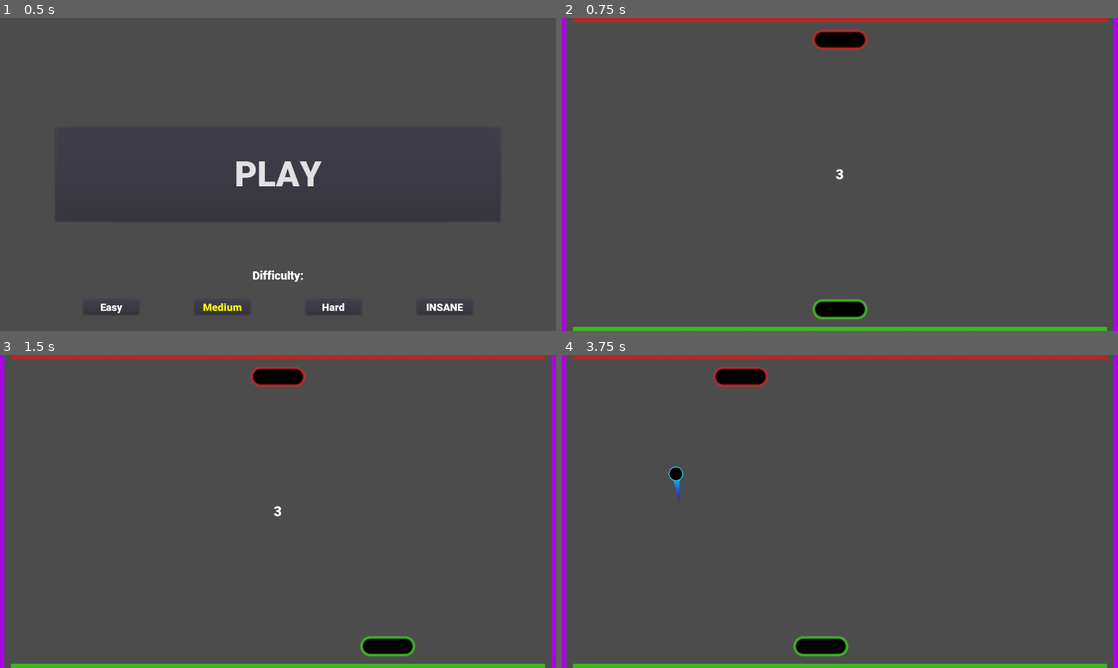
Above: before the commit, frames 1-4 (two rows, left to right).
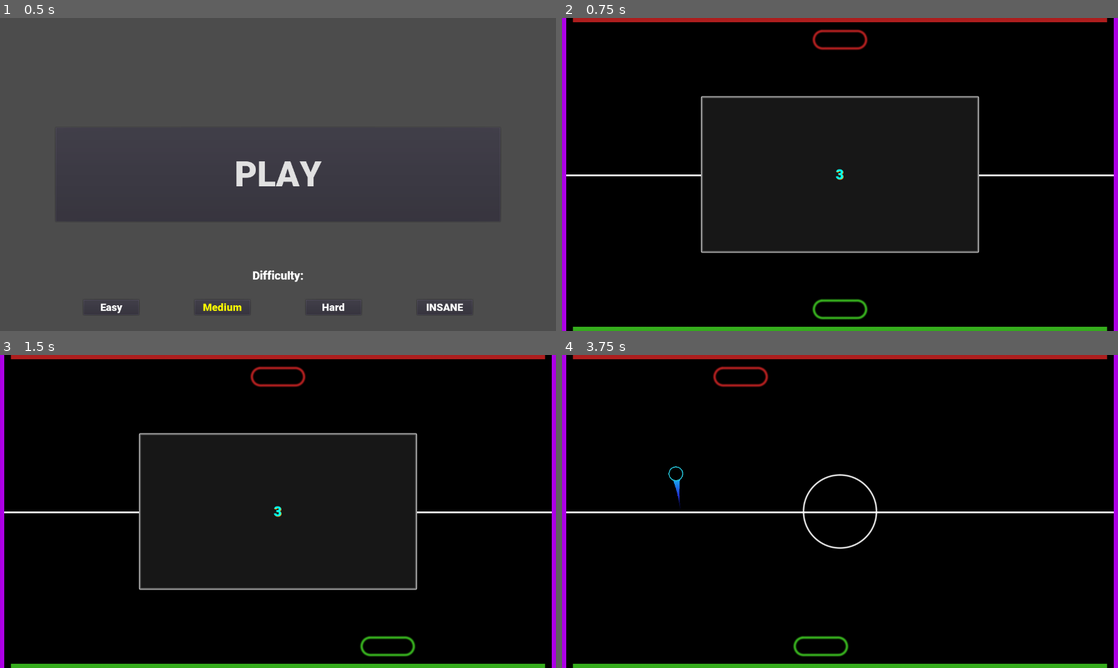
Above: after the commit, the same moments.

Repository: eXCoreX/PingPong
Game: Godot game, scene res://Menu.tscn
Same seed, same stepped clock (60 frames per second), same inputs: the game is played once before the commit and once after it.
Inputs (mouse positions are in pixels of both pictures, inside the frame that each line leads up to):
- Up to frame 1 (0.5 s): no input
- Up to frame 2 (0.75 s): click "PLAY" at 0.5 s
- Up to frame 3 (1.5 s): tap Enter at 1.25 s; move the mouse to (400, 495) at 1.27 s; click (400, 495) at 1.42 s
- Up to frame 4 (3.75 s): move the mouse to (728, 527) at 2.02 s; click (728, 527) at 2.17 s; move the mouse to (895, 442) at 2.77 s; click (895, 442) at 2.92 s; move the mouse to (812, 574) at 3.52 s; click (812, 574) at 3.67 s

Frame 1 is identical in both runs. In frame 2, 95% of the frame differs, in the area x 0-100%, y 0-100%; in frame 3, 95%; in frame 4, 95%.

Commit message:
Background, panel, minimum aspect ratio and resolution

Diff:
--- a/AreaDetection.gd
+++ b/AreaDetection.gd
@@ -18,27 +18,30 @@
 	else:
 		glVars.scoreEnemy  += 1
 	timer.start(3)
-	$"../../Label".text = "SCORE:\nYOU%8d\nENEMY%3d" % [glVars.scorePlayer, glVars.scoreEnemy]
-	$"../../Label".show()
+	$"../../Panel".show()
+	$"../../Panel/Label".text = "SCORE:\nYOU%8d\nENEMY%3d" % [glVars.scorePlayer, glVars.scoreEnemy]
+	$"../../Panel/Label".show()
 
 
 var time = 3
 
 func count_down():
 	if time == 3:
+		$"../../Panel".show()
 		timer.stop()
-		$"../../Label".hide()
-		$"../../TimeLabel".text = "3"
-		$"../../TimeLabel".show()
+		$"../../Panel/Label".hide()
+		$"../../Panel/TimeLabel".text = "3"
+		$"../../Panel/TimeLabel".show()
 		time -= 1
 		timer.start(1)
 	elif time == 0:
 		timer.stop()
-		$"../../TimeLabel".hide()
+		$"../../Panel/TimeLabel".hide()
+		$"../../Panel".hide()
 		time = 3
 		call_deferred("reload_scene")
 	else:
-		$"../../TimeLabel".text = String(time)
+		$"../../Panel/TimeLabel".text = String(time)
 		time -= 1
 
 
--- a/GlobalVars.gd
+++ b/GlobalVars.gd
@@ -2,6 +2,8 @@
 
 var scorePlayer = 0
 var scoreEnemy  = 0
+var minimumResolution = Vector2(600, 600)
+var minimumAspectRatio = 1
 var currentResolution = Vector2(1280, 720)
 var lastResolution = currentResolution
 var currentDifficulty = 1
--- a/LabelInit.gd
+++ b/LabelInit.gd
@@ -1,4 +1,5 @@
 extends Label
 
 func _ready():
-	self.rect_size = GlobalVars.currentResolution
+	self.rect_size = get_parent().rect_size
+	print(rect_size)
--- a/Main.gd
+++ b/Main.gd
@@ -7,6 +7,8 @@
 		firstDelay = false
 		$WorldBorder/PlayerArea.count_down()
 	var _con = get_viewport().connect("size_changed", self, "_on_resize")
+	$BackgroundSprite.scale = Vector2(0.42*GlobalVars.currentResolution[0]/1280, 0.42*GlobalVars.currentResolution[0]/1280)
+	$BackgroundSprite.position = GlobalVars.currentResolution / 2
 	pass
 
 
@@ -27,6 +29,12 @@
 	call_deferred("_on_resize")
 
 func _on_resize():
+	if OS.window_size[0] < GlobalVars.minimumResolution[0]:
+		OS.window_size[0] = GlobalVars.minimumResolution[0]
+	if OS.window_size[1] < GlobalVars.minimumResolution[1]:
+		OS.window_size[1] = GlobalVars.minimumResolution[1]
+	if OS.window_size[0] / OS.window_size[1] < GlobalVars.minimumAspectRatio:
+		OS.window_size[0] = OS.window_size[1]
 	call_deferred("_on_resize_2")
 	pass
 
--- a/Main.tscn
+++ b/Main.tscn
@@ -12,6 +12,8 @@
 [ext_resource path="res://LabelInit.gd" type="Script" id=10]
 [ext_resource path="res://Sprites/PingPong_playerZone.png" type="Texture" id=11]
 [ext_resource path="res://Sprites/PingPong_enemyZone.png" type="Texture" id=12]
+[ext_resource path="res://Sprites/PingPong_background.png" type="Texture" id=13]
+[ext_resource path="res://PanelInit.gd" type="Script" id=14]
 
 [sub_resource type="CapsuleShape2D" id=1]
 radius = 20.0
@@ -32,6 +34,18 @@
 
 [sub_resource type="RectangleShape2D" id=6]
 extents = Vector2( 610, 50 )
+
+[sub_resource type="StyleBoxFlat" id=8]
+bg_color = Color( 0.0901961, 0.0901961, 0.0901961, 1 )
+border_width_left = 5
+border_width_top = 5
+border_width_right = 5
+border_width_bottom = 5
+border_blend = true
+corner_radius_top_left = 3
+corner_radius_top_right = 3
+corner_radius_bottom_right = 3
+corner_radius_bottom_left = 3
 
 [sub_resource type="DynamicFont" id=7]
 size = 32
@@ -74,7 +88,6 @@
 shape = SubResource( 3 )
 
 [node name="Sprite" type="Sprite" parent="WorldBorder/RightWall"]
-position = Vector2( 1.37711e-08, 0.315045 )
 rotation = -1.5708
 scale = Vector2( 0.2, 1 )
 texture = ExtResource( 5 )
@@ -113,11 +126,38 @@
 scale = Vector2( 0.4, 0.2 )
 texture = ExtResource( 11 )
 
-[node name="Label" type="Label" parent="."]
+[node name="Panel" type="Panel" parent="."]
+margin_left = 320.0
+margin_top = 180.0
+margin_right = 960.0
+margin_bottom = 540.0
+custom_styles/panel = SubResource( 8 )
+script = ExtResource( 14 )
+__meta__ = {
+"_edit_use_anchors_": false
+}
+
+[node name="TimeLabel" type="Label" parent="Panel"]
+margin_right = 640.0
+margin_bottom = 360.0
+custom_fonts/font = SubResource( 7 )
+custom_colors/font_color = Color( 0, 1, 0.941176, 1 )
+custom_colors/font_color_shadow = Color( 1, 0.627451, 0, 1 )
+text = "3"
+align = 1
+valign = 1
+script = ExtResource( 10 )
+__meta__ = {
+"_edit_use_anchors_": false
+}
+
+[node name="Label" type="Label" parent="Panel"]
 visible = false
-margin_right = 1280.0
-margin_bottom = 720.0
+margin_right = 640.0
+margin_bottom = 360.0
 custom_fonts/font = SubResource( 7 )
+custom_colors/font_color = Color( 0, 1, 0.941176, 1 )
+custom_colors/font_color_shadow = Color( 1, 0.627451, 0, 1 )
 text = "SCORE:
 YOU 0
 ENEMY 0"
@@ -128,15 +168,8 @@
 "_edit_use_anchors_": false
 }
 
-[node name="TimeLabel" type="Label" parent="."]
-visible = false
-margin_right = 1280.0
-margin_bottom = 720.0
-custom_fonts/font = SubResource( 7 )
-text = "3"
-align = 1
-valign = 1
-script = ExtResource( 10 )
-__meta__ = {
-"_edit_use_anchors_": false
-}
+[node name="BackgroundSprite" type="Sprite" parent="."]
+position = Vector2( 640, 360 )
+scale = Vector2( 0.42, 0.42 )
+z_index = -5
+texture = ExtResource( 13 )
--- /dev/null
+++ b/PanelInit.gd
@@ -0,0 +1,7 @@
+extends Panel
+
+func _ready():
+	self.rect_size = GlobalVars.currentResolution / 2
+	self.rect_position = GlobalVars.currentResolution / 4
+	for child in get_children():
+		child.rect_size = self.rect_size
Not shown: 1 places in Main.tscn that only renumber resources
Binary file added: Sprites/PingPong_background.png
Not shown, added: Sprites/PingPong_background.png.import
Not shown, added: Sprites/psd/PingPong_background.psd
